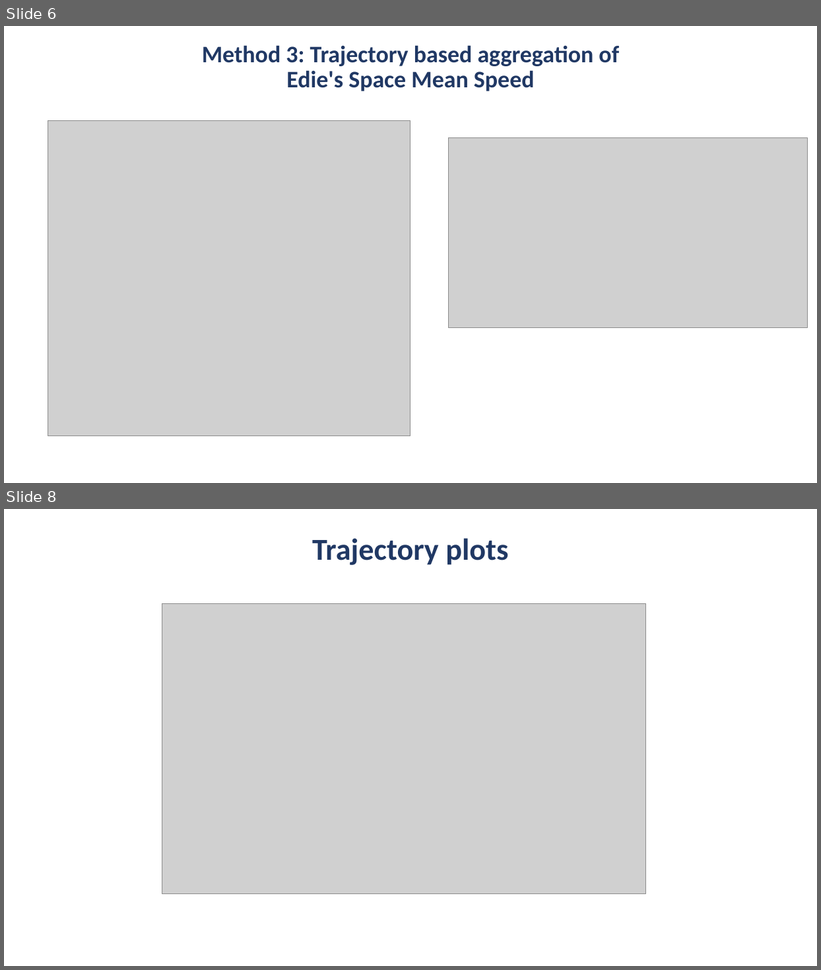
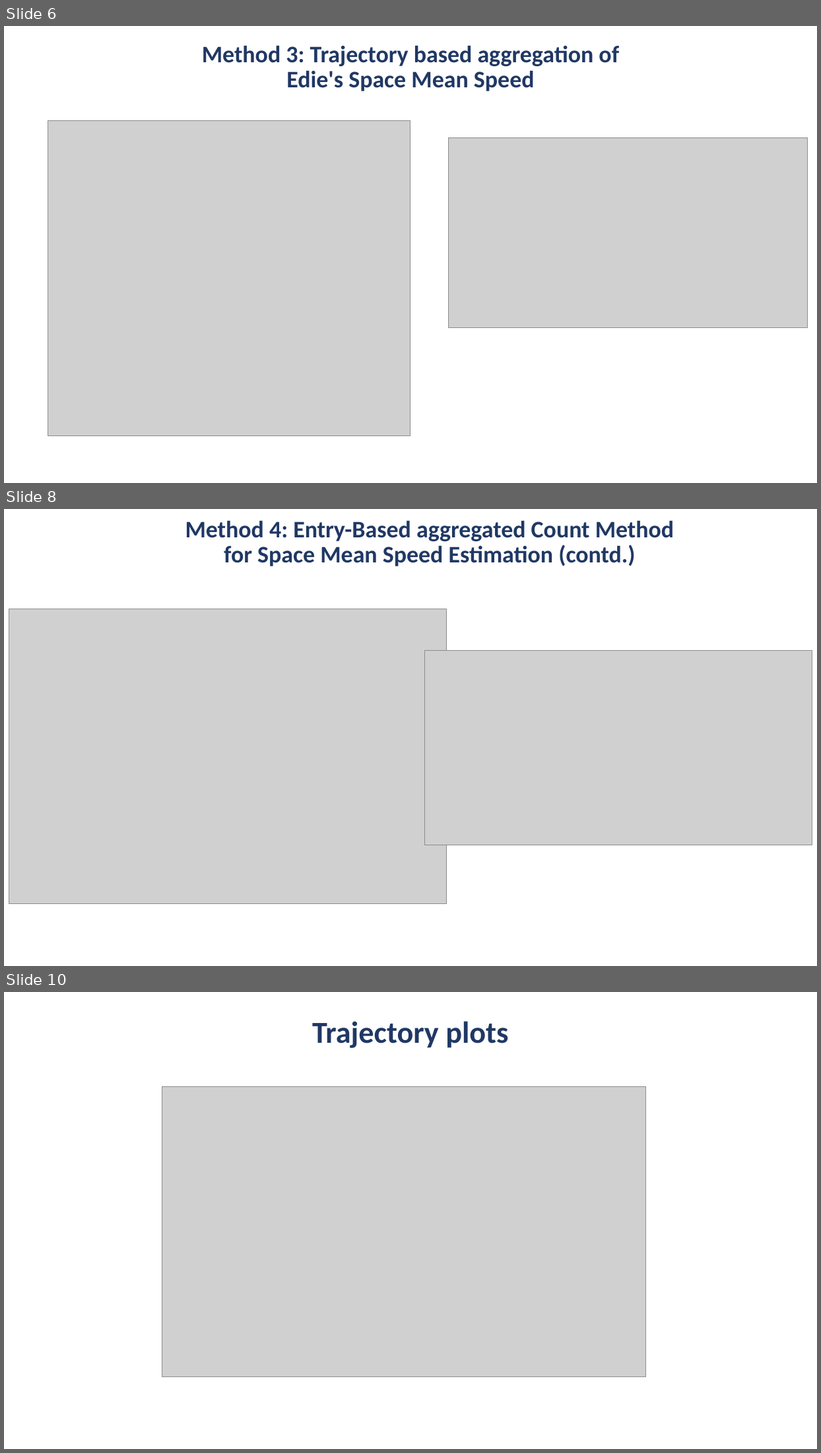
Before and after one commit to sauravbarua021-eng/Space_mean_speed_methods_comparison, a slide deck: Comparative Evaluation of Space Mean Speed Estimation Methods.pptx. Shown one above the other, each under a label of ours: slides 6 and 8 before the commit, slides 6, 8 and 10 after it; the slides between them are not shown. The pictures are 821x970 and 821x1453 pixels, drawn with LibreOffice and Linux fonts; fonts in the diff are those of the drawing; grey boxes stand for pictures. Boxes give left, top, right and bottom in pixels: in the first picture for what was removed or moved away, otherwise in the second. Text is boxed around its words. In the diff, an @@ line names an element or a change of style, - is before the commit and + after.

```diff
--- a/Comparative Evaluation of Space Mean Speed Estimation Methods.pptx
+++ b/Comparative Evaluation of Space Mean Speed Estimation Methods.pptx
@@ slide 8 added at (x1=4, y1=509, x2=817, y2=966), background #FFFFFF @@
@@ title added at (x1=186, y1=520, x2=674, y2=566), 28 pt, text #203864, bold @@
+Method 4: Entry-Based aggregated Count Method for Space Mean Speed Estimation (contd.)
@@ picture added at (x1=9, y1=609, x2=446, y2=904) @@
@@ picture added at (x1=425, y1=650, x2=812, y2=845) @@
@@ what was slide 8 is now slide 10 @@
```
Also in this commit, not shown: 3 slides changed, 2 other slides added, 3 other files.
